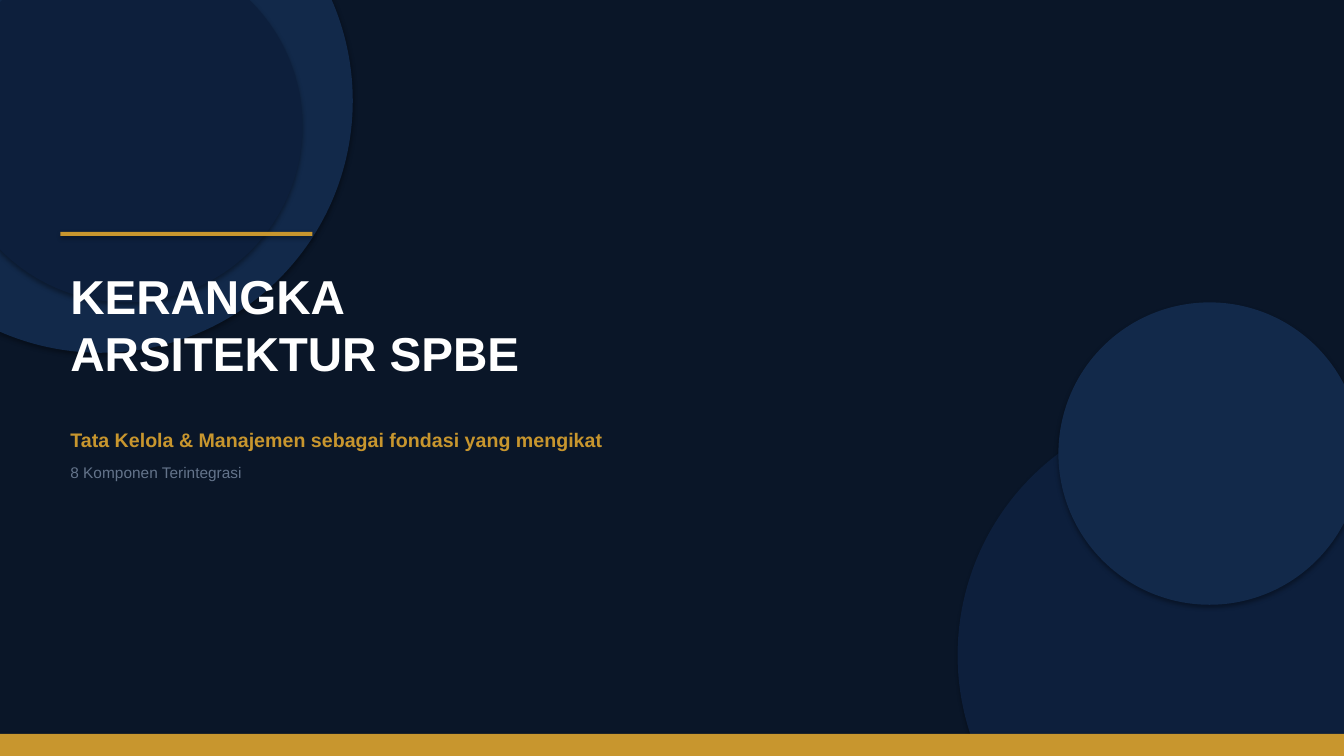
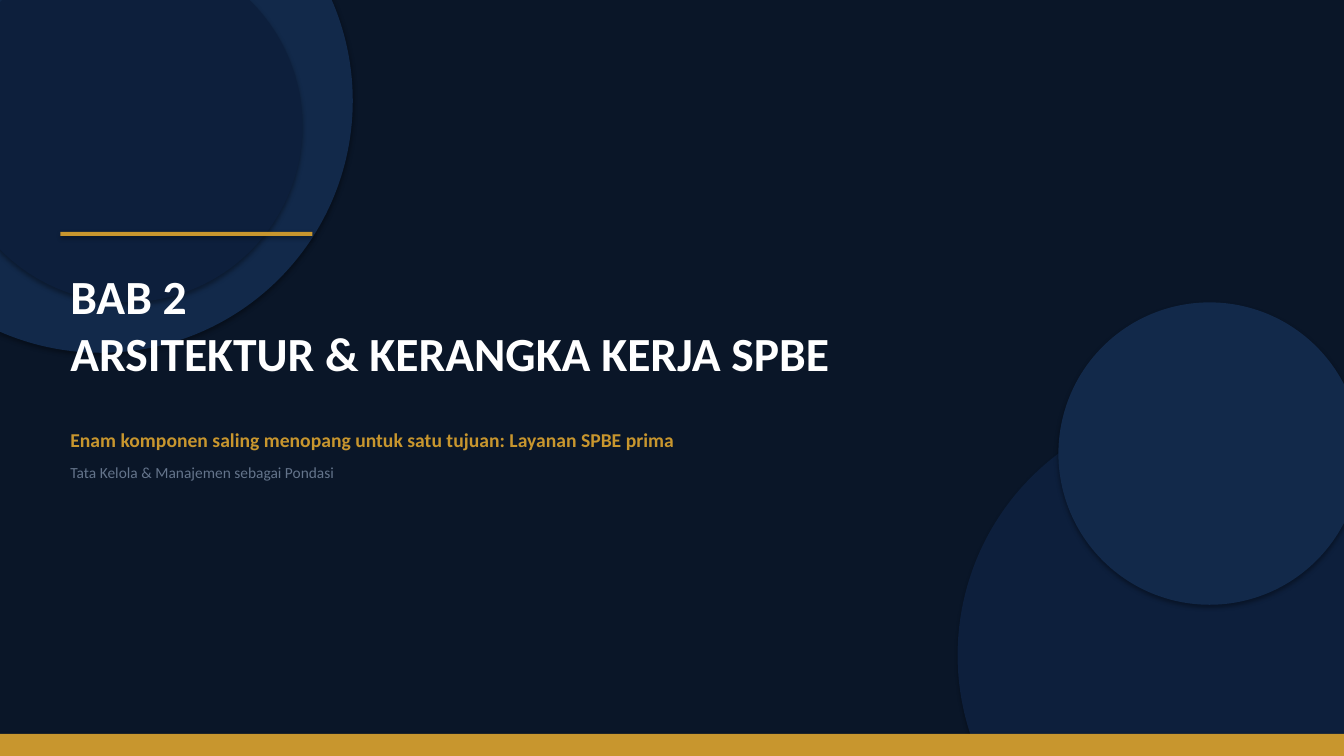
Before and after one commit to rahadiana/coba_ppt, a slide deck: slide 6 of SPBE_Transformasi_Birokrasi.pptx. Drawn at 1344x756 pixels with LibreOffice and Linux fonts; fonts in the diff are those of the drawing. Boxes give left, top, right and bottom in pixels: in the first picture for what was removed or moved away, otherwise in the second. Text is boxed around its words. In the diff, an @@ line names an element or a change of style, - is before the commit and + after.

Commit message:
fix: update agent.md & buat_ppt_generik.py — referensi semua file src/ + perbaiki PPT SPBE

```diff
--- a/SPBE_Transformasi_Birokrasi.pptx
+++ b/SPBE_Transformasi_Birokrasi.pptx
@@ text at (70, 283, 829, 372): text changed; font Arial to Calibri @@
-KERANGKA
-ARSITEKTUR SPBE
+BAB 2
+ARSITEKTUR & KERANGKA KERJA SPBE
@@ text at (70, 433, 674, 451): text changed; font Arial to Calibri @@
-Tata Kelola & Manajemen sebagai fondasi yang mengikat
+Enam komponen saling menopang untuk satu tujuan: Layanan SPBE prima
@@ text at (70, 467, 334, 481): text changed; font Arial to Calibri @@
-8 Komponen Terintegrasi
+Tata Kelola & Manajemen sebagai Pondasi
```
Also in this commit, not shown: 15 other slides changed, 2 other files.
